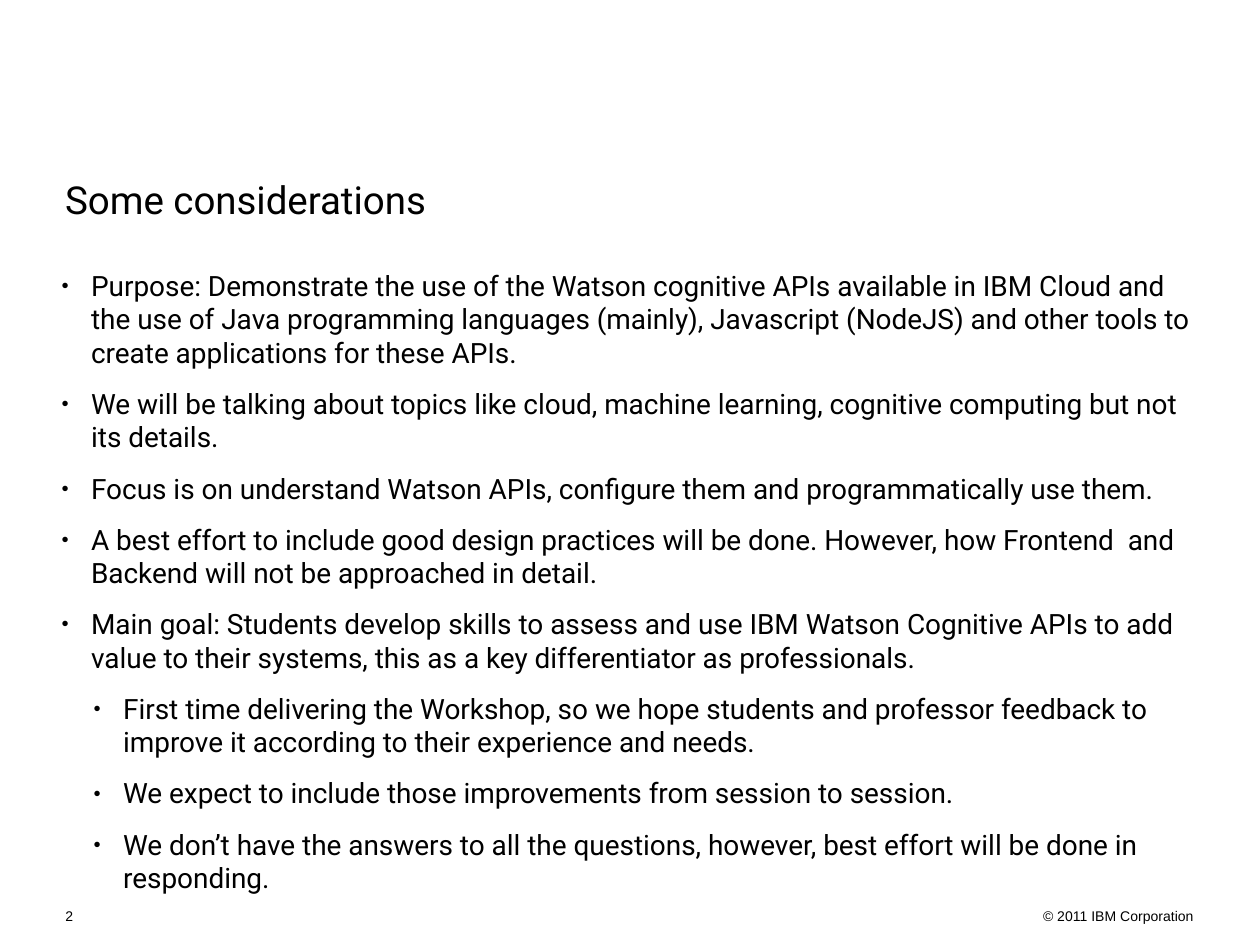
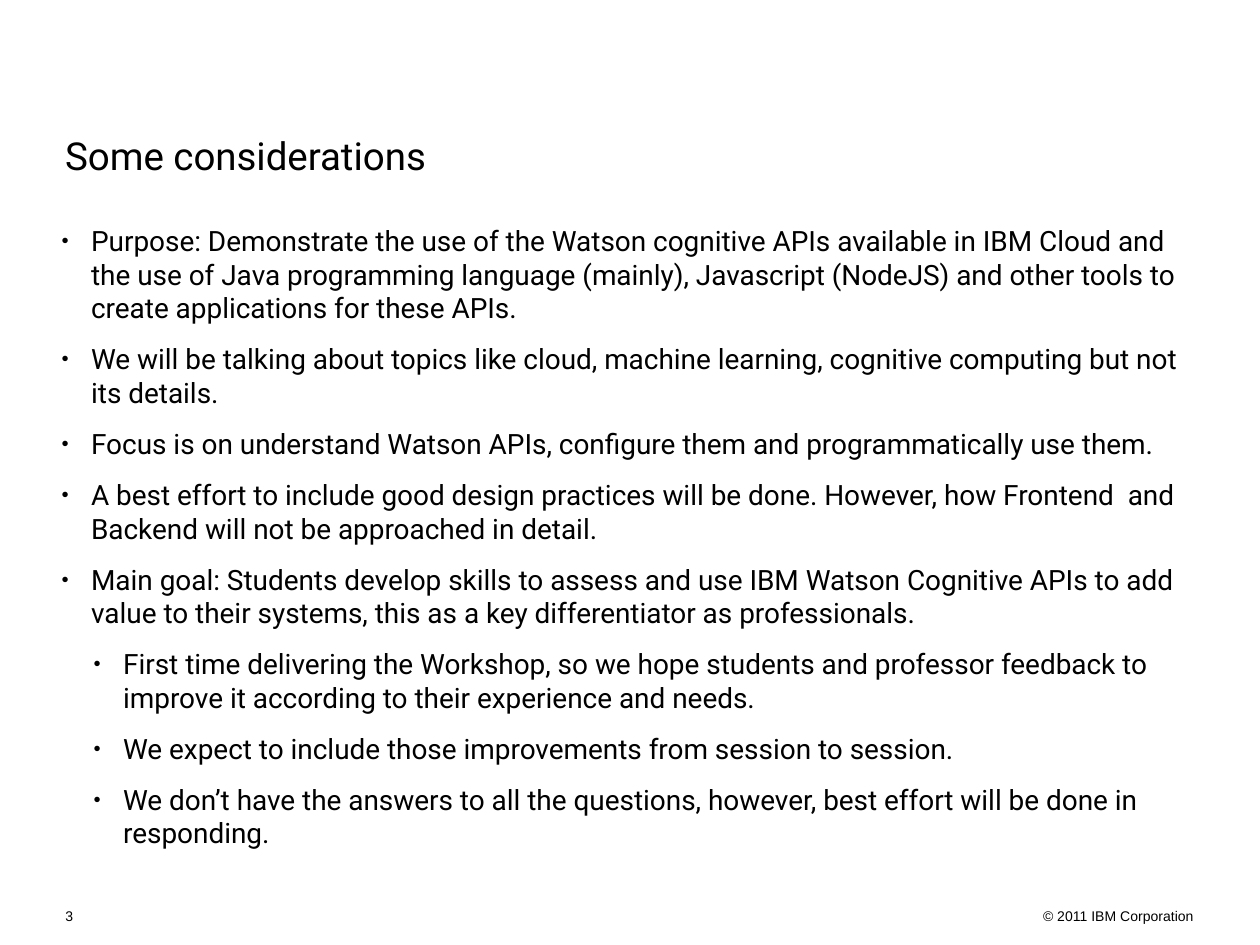
Before and after one commit to ezamorad/WatsonCloudAPIWorkshop, a slide deck: slide 3 of 00-Intro/01-Introduction.odp (slide 2 before the commit). Drawn at 1260x945 pixels with LibreOffice and Linux fonts; fonts in the diff are those of the drawing; background and template pictures are left out. Boxes give left, top, right and bottom in pixels: in the first picture for what was removed or moved away, otherwise in the second. Text is boxed around its words. In the diff, an @@ line names an element or a change of style, - is before the commit and + after.

Commit message:
adding ppts

```diff
--- a/00-Intro/01-Introduction.odp
+++ b/00-Intro/01-Introduction.odp
@@ title "Some considerations": place and size @@
-title "Some considerations" at <box>65,185,425,215</box>
+title "Some considerations" at <box>65,141,425,171</box>
@@ text "Purpose: Demonstrate the use of ...": place and size @@
-text "Purpose: Demonstrate the use of ..." at <box>91,274,1189,894</box>
+text "Purpose: Demonstrate the use of ..." at <box>91,229,1176,849</box>
@@ text at <box>91,229,1175,324</box>: text changed @@
-● Purpose: Demonstrate the use of the Watson cognitive APIs available in IBM Cloud and the use of Java programming languages (mainly), Javascript (NodeJS) and other tools to create applications for these APIs.
+● Purpose: Demonstrate the use of the Watson cognitive APIs available in IBM Cloud and the use of Java programming language (mainly), Javascript (NodeJS) and other tools to create applications for these APIs.
@@ page number at <box>65,911,73,921</box>: text changed @@
-2
+3
```
Also in this commit, not shown: 2 slides added, 1 other file.
